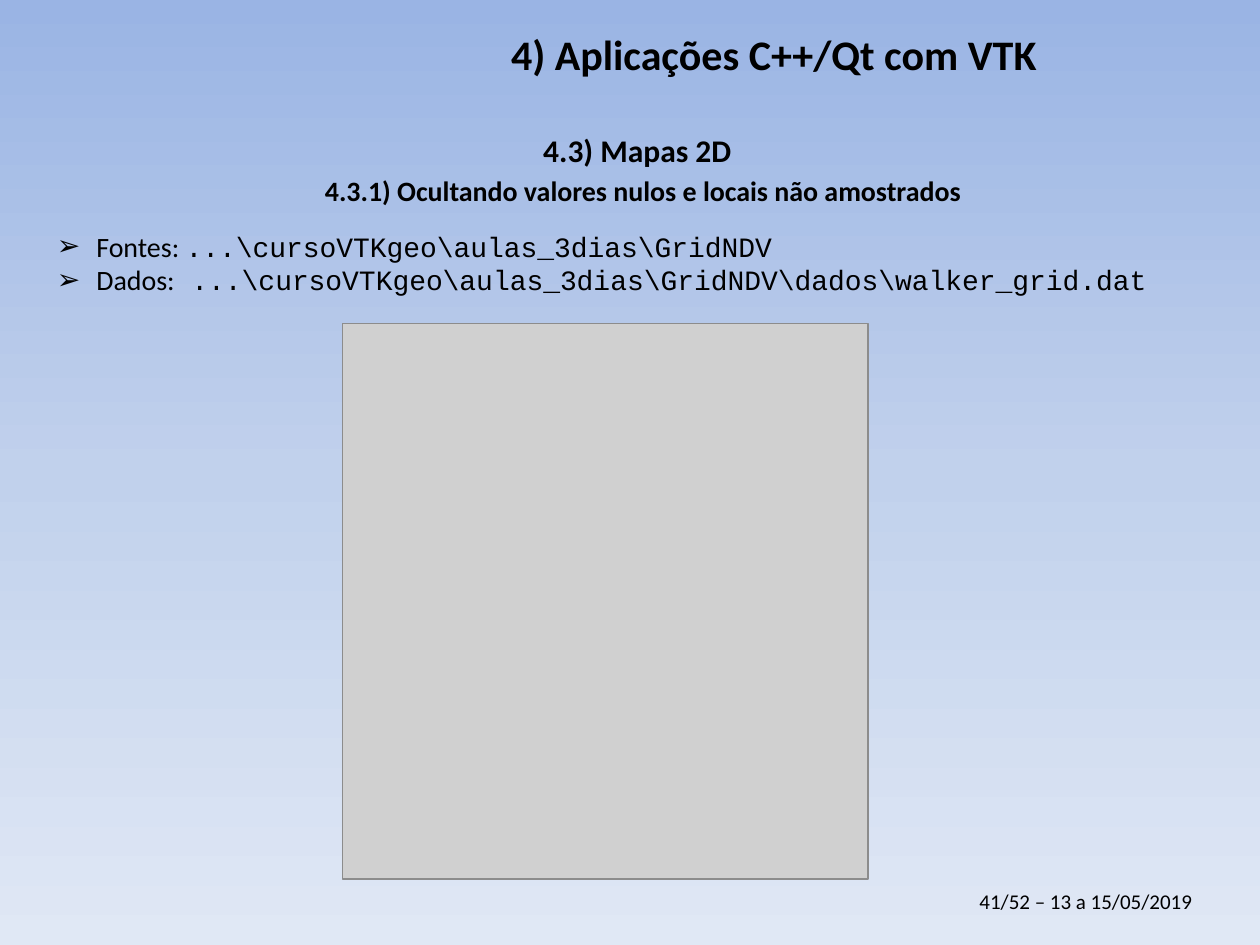
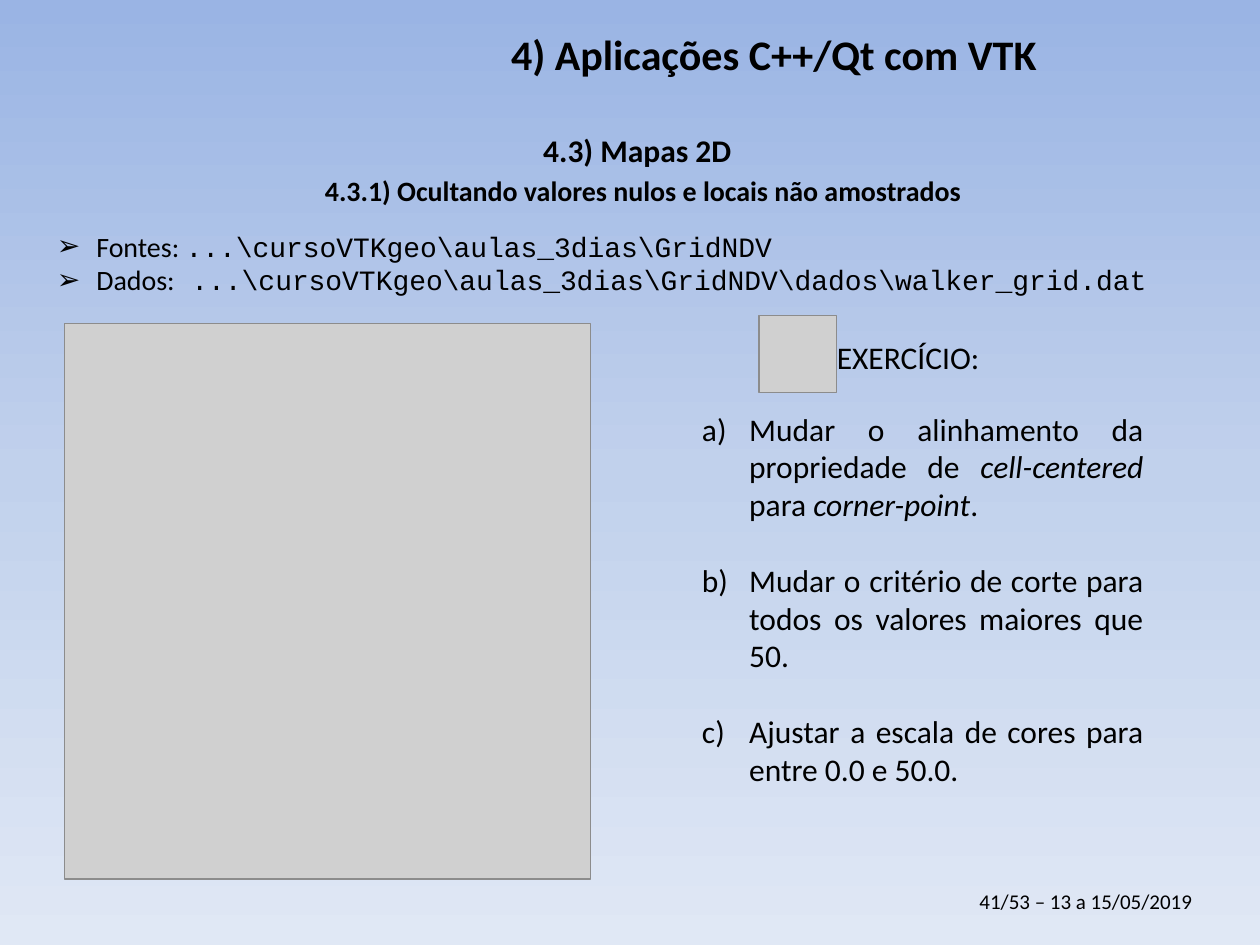
Before and after one commit to PauloCarvalhoRJ/cursoVTKgeo, a slide deck: slide 41 of aulas_3dias/slides_3dias.pptx. Drawn at 1260x945 pixels with LibreOffice and Linux fonts; fonts in the diff are those of the drawing; grey boxes stand for pictures; background and template pictures are left out. Boxes give left, top, right and bottom in pixels: in the first picture for what was removed or moved away, otherwise in the second. Text is boxed around its words. In the diff, an @@ line names an element or a change of style, - is before the commit and + after.

```diff
--- a/aulas_3dias/slides_3dias.pptx
+++ b/aulas_3dias/slides_3dias.pptx
@@ picture: place and size @@
-picture at box(343, 324, 868, 879)
+picture at box(64, 324, 590, 879)
@@ picture added at box(759, 315, 837, 393) @@
@@ text added at box(837, 343, 980, 370), 18 pt, text #000000 @@
+EXERCÍCIO:
@@ text added at box(749, 419, 1144, 782), 18 pt, text #000000 @@
+a) Mudar o alinhamento da propriedade de cell-centered para corner-point.
+b) Mudar o critério de corte para todos os valores maiores que 50.
+c) Ajustar a escala de cores para entre 0.0 e 50.0.
@@ text at box(979, 894, 1192, 910): text changed @@
-41/52 – 13 a 15/05/2019
+41/53 – 13 a 15/05/2019
```
Also in this commit, not shown: 11 other slides changed, 1 slide added.
